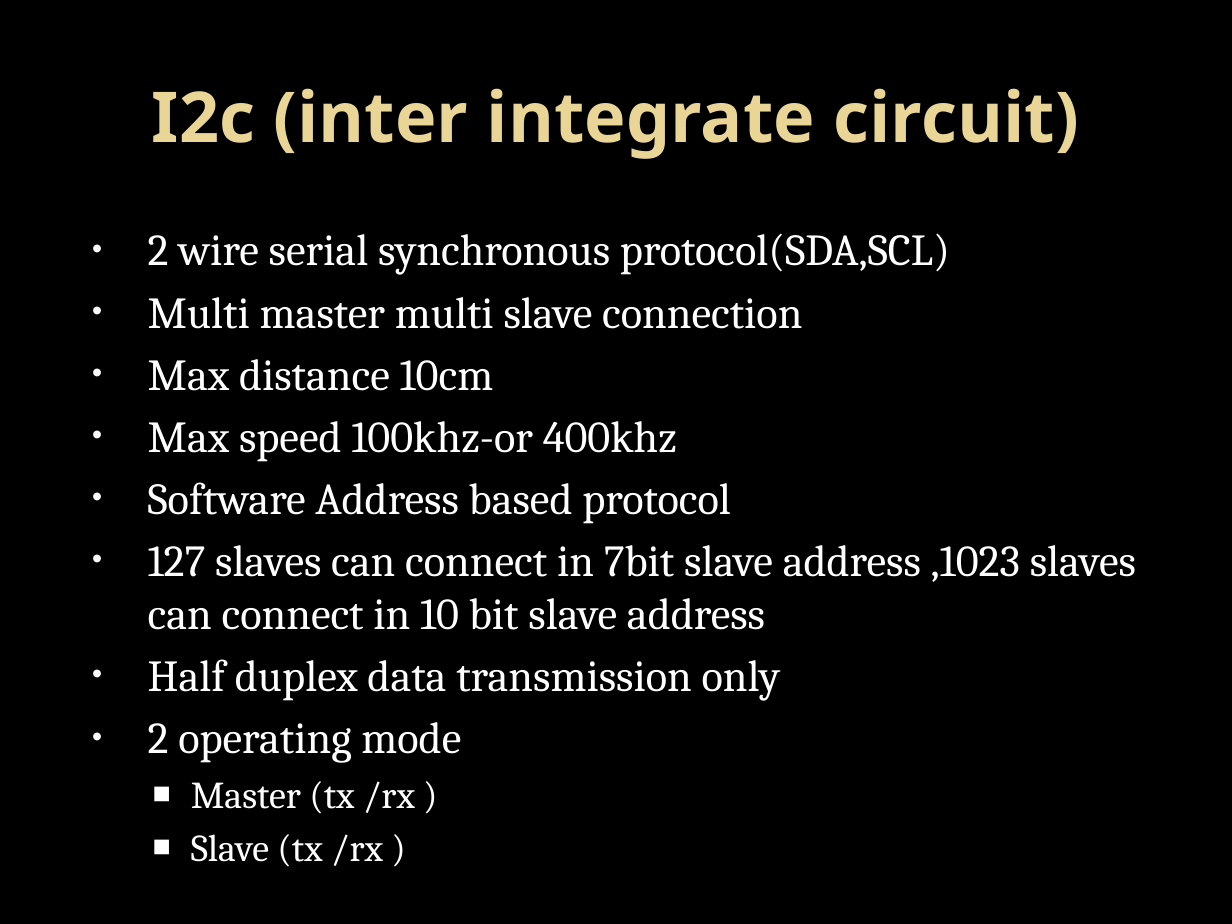
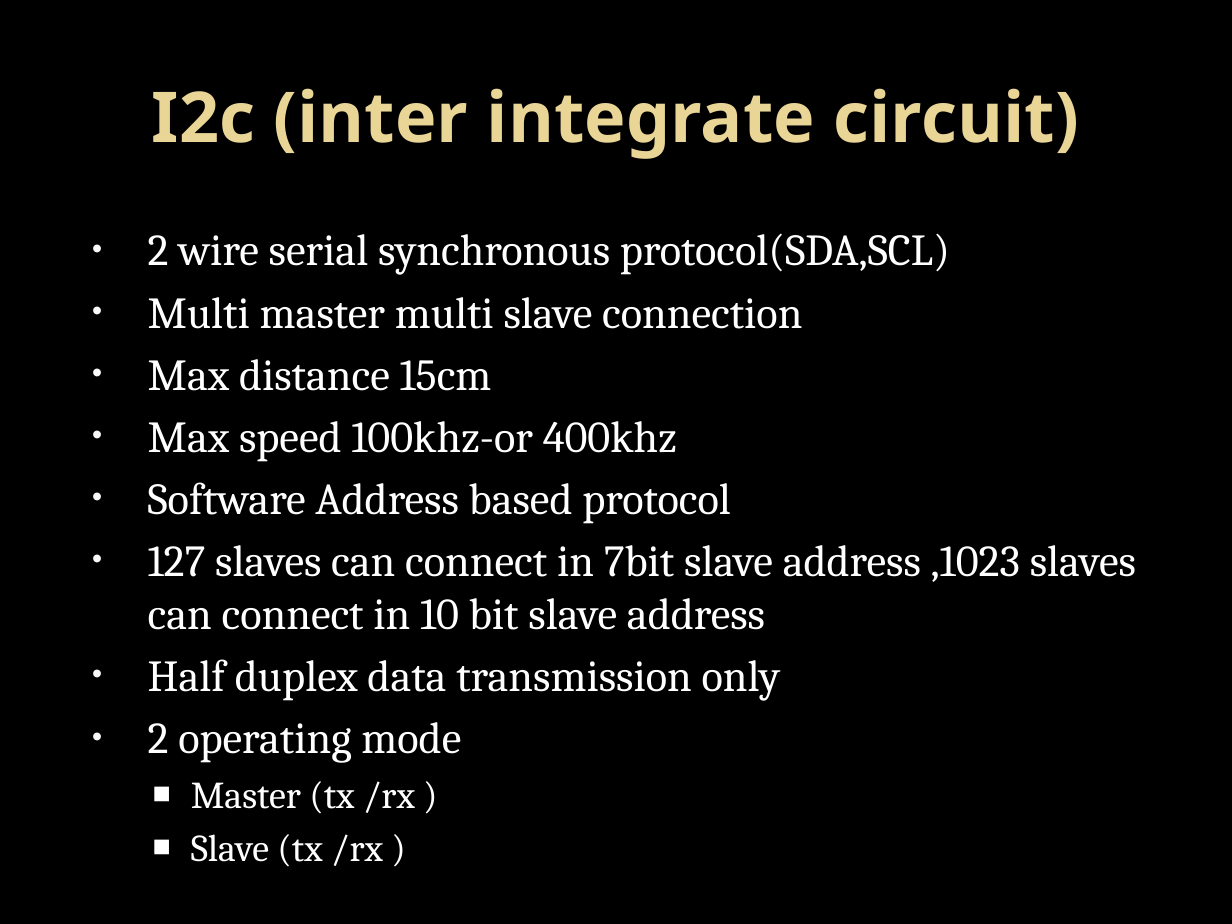
Before and after one commit to Mahesh-7/PIC-MCU, a slide deck: slide 2 of PPT/13.i2c.pptx. Drawn at 1232x924 pixels with LibreOffice and Linux fonts; fonts in the diff are those of the drawing; background and template pictures are left out. Boxes give left, top, right and bottom in pixels: in the first picture for what was removed or moved away, otherwise in the second. Text is boxed around its words. In the diff, an @@ line names an element or a change of style, - is before the commit and + after.

```diff
--- a/PPT/13.i2c.pptx
+++ b/PPT/13.i2c.pptx
@@ text at (x1=148, y1=359, x2=492, y2=391): text changed @@
-• Max distance 10cm
+• Max distance 15cm
```
